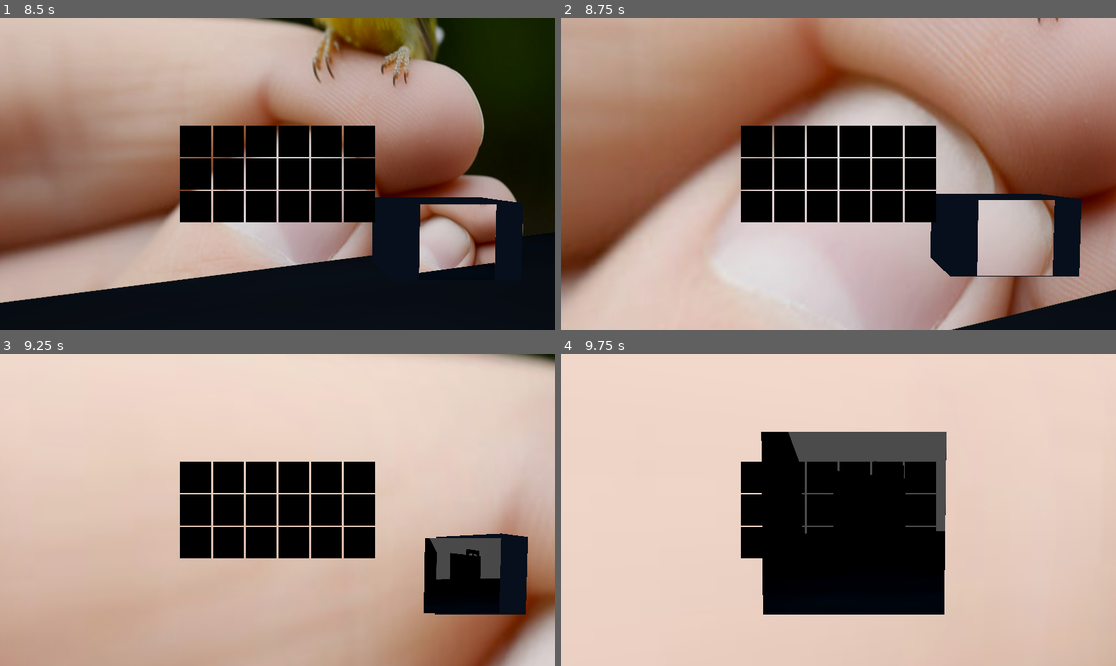
Above: before the commit, frames 1-4 (two rows, left to right).
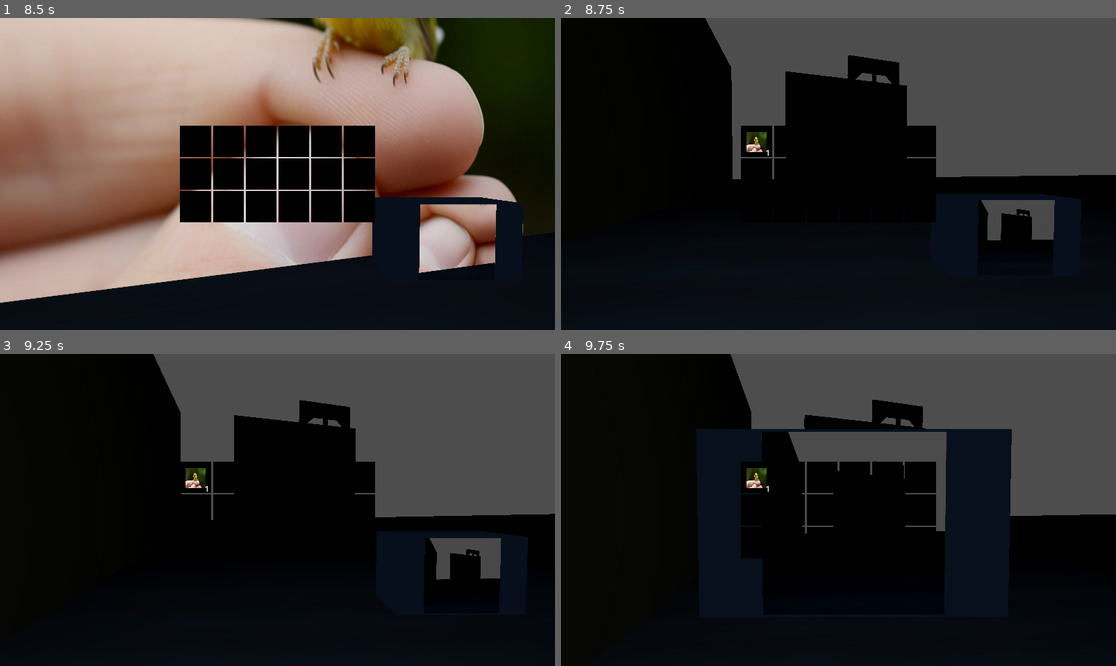
Above: after the commit, the same moments.

Repository: johnnileus/WinterJam2025
Game: Godot game, scene res://Scenes/main.tscn
Two runs of this game, one before a commit and one after it. Both use one fixed random seed, a clock stepped at 60 frames per second and the inputs below. The engine's default icon, where the game draws it, is replaced by a stand-in: a white triangle on a blue panel in a dark square.
Inputs (mouse positions are in pixels of both pictures, inside the frame that each line leads up to):
- Up to frame 1 (8.5 s): move the mouse to (305, 174) at 0.52 s; hold Right mouse button (rightClick) 0.53-1.28 s; hold W (up) 0.53-5.78 s; click (305, 174) at 0.67 s; tap Space (jump) at 0.77, 1.52, 3.02, 3.77, 4.52, 6.02, 6.77, 7.52 s; move the mouse to (249, 174) at 1.27 s; tap Shift (run) at 1.35, 5.85 s; move the mouse to (288, 167) at 2.02 s; tap E (takePicture) at 2.1, 4.35, 6.6 s; move the mouse to (271, 180) at 2.77 s; right-click (271, 180) at 2.85 s; click (271, 180) at 2.92 s; move the mouse to (316, 177) at 3.52 s; hold Shift (run) 3.53-4.28 s; tap F (inventory) at 4.15 s; move the mouse to (233, 170) at 4.27 s; move the mouse to (283, 174) at 5.02 s; hold Right mouse button (rightClick) 5.03-5.78 s; click (283, 174) at 5.17 s; move the mouse to (255, 167) at 5.77 s; hold D (right) 5.78-6.53 s; move the mouse to (305, 174) at 6.52 s; hold W (up) from 6.53 s (still down); move the mouse to (249, 174) at 7.27 s; right-click (249, 174) at 7.35 s; click (249, 174) at 7.42 s; move the mouse to (288, 167) at 8.02 s; hold Shift (run) from 8.03 s (still down)
- Up to frame 2 (8.75 s): keep holding W (up); keep holding Shift (run)
- Up to frame 3 (9.25 s): move the mouse to (271, 516) at 8.77 s; release W (up) at 8.78 s; release Shift (run) at 8.78 s; hold A (left) from 8.78 s (still down); tap E (takePicture) at 8.85 s; tap Space (jump) at 9.02 s
- Up to frame 4 (9.75 s): move the mouse to (877, 513) at 9.52 s; release A (left) at 9.53 s; hold W (up) from 9.53 s (still down); hold Right mouse button (rightClick) from 9.53 s (still down); click (877, 513) at 9.67 s

Frame 1 is identical in both runs. In frame 2, 85% of the frame differs, in the area x 0-100%, y 0-100%; in frame 3, 86%; in frame 4, 80%.

Commit message:
item interaction - currently pickup

Diff:
--- a/Inventory/inventory.tscn
+++ b/Inventory/inventory.tscn
@@ -27,8 +27,8 @@
 
 [node name="Tooltip" parent="." instance=ExtResource("3_1pnk7")]
 layout_mode = 0
-offset_left = -206.065
-offset_top = -112.534
-offset_right = -206.065
-offset_bottom = -48.5341
+offset_left = -212.076
+offset_top = -114.302
+offset_right = -212.076
+offset_bottom = -50.3019
 mouse_filter = 2
--- a/Items/testParrot3D.tscn
+++ b/Items/testParrot3D.tscn
@@ -4,7 +4,7 @@
 [ext_resource type="Texture2D" uid="uid://dfwtooi8a4bm5" path="res://Assets/gratisography-tiny-parrot-free-stock-photo-800x525.jpg" id="2_r57v3"]
 
 [sub_resource type="BoxShape3D" id="BoxShape3D_wcog5"]
-size = Vector3(8.09178, 5.46156, 0.231689)
+size = Vector3(8.82641, 5.46156, 1.1145)
 
 [node name="TestParrot3d" type="Area3D"]
 script = ExtResource("1_5h53m")
@@ -16,5 +16,5 @@
 texture = ExtResource("2_r57v3")
 
 [node name="CollisionShape3D" type="CollisionShape3D" parent="."]
-transform = Transform3D(1, 0, 0, 0, 1, 0, 0, 0, 1, -0.00791168, -0.00562286, -0.0255127)
+transform = Transform3D(1, 0, 0, 0, 1, 0, 0, 0, 1, -0.0475826, -0.00562286, 0.060669)
 shape = SubResource("BoxShape3D_wcog5")
--- a/Scenes/main.tscn
+++ b/Scenes/main.tscn
@@ -34,6 +34,9 @@
 
 [sub_resource type="CapsuleMesh" id="CapsuleMesh_7olxr"]
 
+[sub_resource type="CapsuleShape3D" id="CapsuleShape3D_3gi64"]
+height = 3.97376
+
 [sub_resource type="BoxShape3D" id="BoxShape3D_b6wv7"]
 
 [sub_resource type="BoxMesh" id="BoxMesh_6v8j1"]
@@ -120,6 +123,12 @@
 anchor_bottom = 0.5
 grow_horizontal = 2
 grow_vertical = 2
+
+[node name="Area3D" type="Area3D" parent="Player"]
+
+[node name="CollisionShape3D" type="CollisionShape3D" parent="Player/Area3D"]
+transform = Transform3D(1, 0, 0, 0, 1, 0, 0, 0, 1, 0, 0, -0.00823021)
+shape = SubResource("CapsuleShape3D_3gi64")
 
 [node name="MAP" type="Node3D" parent="."]
 
@@ -379,5 +388,7 @@
 [node name="TestParrot3d" parent="." instance=ExtResource("11_86rf5")]
 transform = Transform3D(1, 0, 0, 0, 1, 0, 0, 0, 1, 14.2289, 3.75382, 2.84455)
 
+[connection signal="area_entered" from="Player/Area3D" to="Player" method="_on_area_3d_area_entered"]
+[connection signal="body_entered" from="Player/Area3D" to="Player" method="_on_area_3d_body_entered"]
 [connection signal="timeout" from="MAP/weather/flashDuration" to="MAP/weather" method="_on_timer_timeout"]
 [connection signal="timeout" from="MAP/weather/soundDelay" to="MAP/weather" method="_on_sound_delay_timeout"]
--- a/Scripts/inventoryItem.gd
+++ b/Scripts/inventoryItem.gd
@@ -5,7 +5,7 @@
 @export var sprite : Sprite2D
 @export var label : Label
 
-func set_date(_name: String, _icon: Texture2D, _is_stackable: bool, _amount: int):
+func set_data(_name: String, _icon: Texture2D, _is_stackable: bool, _amount: int):
 	self.item_name = _name
 	self.name = _name
 	self.icon = _icon
--- a/Scripts/player.gd
+++ b/Scripts/player.gd
@@ -127,3 +127,11 @@
 
 func _on_timer_timeout():
 	pass # Replace with function body.
+
+func _on_area_3d_body_entered(body):
+	if body in get_tree().get_nodes_in_group("items"):
+		self.inventory.add_item(body as Item, 1)
+
+func _on_area_3d_area_entered(area):
+	if area in get_tree().get_nodes_in_group("items"):
+		self.inventory.add_item(area as Item, 1)
Not shown: 1 places in Scenes/main.tscn that only renumber resources
